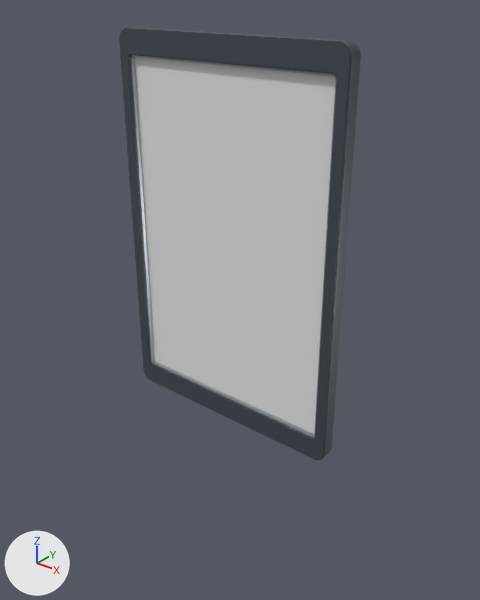
Renders of the glTF model experiencia.glb from each side of a commit.
The view is the same before and after, from a camera (50 mm lens) standing at (2.6, -3.04, 4.4) and looking at (-0.02, 0.25, 2.37). The lights are fixed; the arrows at lower left show +X, +Y and +Z. The picture after the commit comes second. Both versions are drawn at frame 864 of the action 'Ciclo'; the numbers are the values there.

Script lines for the objects in view, before the commit:
```python
me_v_caja = bpy.data.meshes.new('v_caja')
me_v_caja.from_pydata(...)  # 420 vertices, 1004 faces; spans x -0.85..0.85, y -0.04..0.04, z -1.31..1.31
me_v_caja.materials.append(mat_v_caja)  # greyish blue #474f56
me_v_labio = bpy.data.meshes.new('v_labio')
me_v_labio.from_pydata(...)  # 336 vertices, 672 faces; spans x -0.77..0.77, y -0.04..-0.02, z -1.15..1.15
me_v_labio.materials.append(mat_v_labio)  # grey #a9afb5
me_v_marco = bpy.data.meshes.new('v_marco')
me_v_marco.from_pydata(...)  # 1344 vertices, 2688 faces; spans x -0.85..0.85, y -0.06..-0.04, z -1.31..1.31
me_v_marco.materials.append(mat_v_marco)  # greyish blue #4d565f
ob_v_caja = bpy.data.objects.new('v_caja', me_v_caja)
ob_v_caja.parent = ob_valla
ob_v_caja.location = (0.0, 0.0, 0.0)
ob_v_labio = bpy.data.objects.new('v_labio', me_v_labio)
ob_v_labio.parent = ob_valla
ob_v_labio.location = (0.0, 0.0, 0.0)
ob_v_marco = bpy.data.objects.new('v_marco', me_v_marco)
ob_v_marco.parent = ob_valla
ob_v_marco.location = (0.0, 0.0, 0.0)
# also in view: 'v_panel' at (0.0, 0.08, 2.81)
```
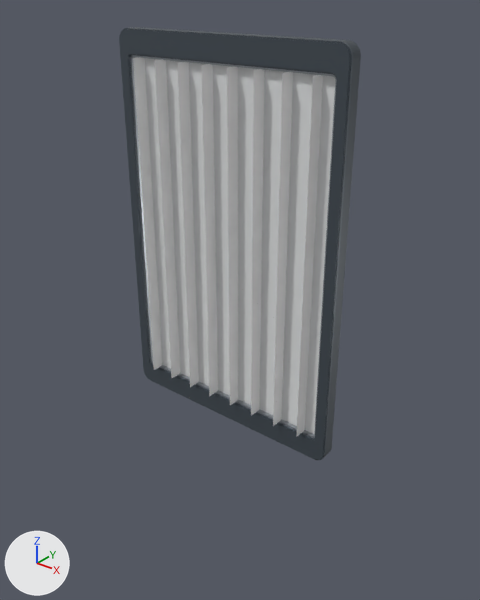
The change, as a diff of the scene's bpy script:
```diff
--- a/experiencia.glb.py
+++ b/experiencia.glb.py
@@ me_tira_07_7 @@
+me_tira_07_7.from_pydata([(-0.1, 0.0, -1.14), (0.1, 0.0, -1.14), (0.1, 0.0, 1.14), (-0.1, 0.0, 1.14)], [], [(0, 1, 2), (0, 2, 3)])
+me_tira_07_7.materials.append(mat_img07)  # its picture is missing
@@ me_tira_07_6 @@
+me_tira_07_6.from_pydata([(-0.1, 0.0, -1.14), (0.1, 0.0, -1.14), (0.1, 0.0, 1.14), (-0.1, 0.0, 1.14)], [], [(0, 1, 2), (0, 2, 3)])
+me_tira_07_6.materials.append(mat_img07)  # its picture is missing
@@ me_tira_07_5 @@
+me_tira_07_5.from_pydata([(-0.1, 0.0, -1.14), (0.1, 0.0, -1.14), (0.1, 0.0, 1.14), (-0.1, 0.0, 1.14)], [], [(0, 1, 2), (0, 2, 3)])
+me_tira_07_5.materials.append(mat_img07)  # its picture is missing
@@ me_tira_07_4 @@
+me_tira_07_4.from_pydata([(-0.1, 0.0, -1.14), (0.1, 0.0, -1.14), (0.1, 0.0, 1.14), (-0.1, 0.0, 1.14)], [], [(0, 1, 2), (0, 2, 3)])
+me_tira_07_4.materials.append(mat_img07)  # its picture is missing
@@ me_tira_07_3 @@
+me_tira_07_3.from_pydata([(-0.1, 0.0, -1.14), (0.1, 0.0, -1.14), (0.1, 0.0, 1.14), (-0.1, 0.0, 1.14)], [], [(0, 1, 2), (0, 2, 3)])
+me_tira_07_3.materials.append(mat_img07)  # its picture is missing
@@ me_tira_07_2 @@
+me_tira_07_2.from_pydata([(-0.1, 0.0, -1.14), (0.1, 0.0, -1.14), (0.1, 0.0, 1.14), (-0.1, 0.0, 1.14)], [], [(0, 1, 2), (0, 2, 3)])
+me_tira_07_2.materials.append(mat_img07)  # its picture is missing
@@ me_tira_07_1 @@
+me_tira_07_1.from_pydata([(-0.1, 0.0, -1.14), (0.1, 0.0, -1.14), (0.1, 0.0, 1.14), (-0.1, 0.0, 1.14)], [], [(0, 1, 2), (0, 2, 3)])
+me_tira_07_1.materials.append(mat_img07)  # its picture is missing
@@ me_tira_07_0 @@
+me_tira_07_0.from_pydata([(-0.1, 0.0, -1.14), (0.1, 0.0, -1.14), (0.1, 0.0, 1.14), (-0.1, 0.0, 1.14)], [], [(0, 1, 2), (0, 2, 3)])
+me_tira_07_0.materials.append(mat_img07)  # its picture is missing
@@ ob_tira_07_7 @@
+ob_tira_07_7 = bpy.data.objects.new('Tira_07_7', me_tira_07_7)
+ob_tira_07_7.parent = ob_img_07
+ob_tira_07_7.location = (0.666, 0.0, 0.0)
+ob_tira_07_7.rotation_euler = (0.0, 0.0, -1.571)  # degrees (0, 0, -90)
@@ ob_img_07 @@
+ob_img_07 = bpy.data.objects.new('Img_07', None)
+ob_img_07.parent = ob_valla
+ob_img_07.location = (0.0, -0.019, 0.0)
@@ ob_tira_07_6 @@
+ob_tira_07_6 = bpy.data.objects.new('Tira_07_6', me_tira_07_6)
+ob_tira_07_6.parent = ob_img_07
+ob_tira_07_6.location = (0.476, 0.0, 0.0)
+ob_tira_07_6.rotation_euler = (0.0, 0.0, -1.571)  # degrees (0, 0, -90)
@@ ob_tira_07_5 @@
+ob_tira_07_5 = bpy.data.objects.new('Tira_07_5', me_tira_07_5)
+ob_tira_07_5.parent = ob_img_07
+ob_tira_07_5.location = (0.286, 0.0, 0.0)
+ob_tira_07_5.rotation_euler = (0.0, 0.0, -1.571)  # degrees (0, 0, -90)
@@ ob_tira_07_4 @@
+ob_tira_07_4 = bpy.data.objects.new('Tira_07_4', me_tira_07_4)
+ob_tira_07_4.parent = ob_img_07
+ob_tira_07_4.location = (0.0952, 0.0, 0.0)
+ob_tira_07_4.rotation_euler = (0.0, 0.0, -1.571)  # degrees (0, 0, -90)
@@ ob_tira_07_3 @@
+ob_tira_07_3 = bpy.data.objects.new('Tira_07_3', me_tira_07_3)
+ob_tira_07_3.parent = ob_img_07
+ob_tira_07_3.location = (-0.0952, 0.0, 0.0)
+ob_tira_07_3.rotation_euler = (0.0, 0.0, -1.571)  # degrees (0, 0, -90)
@@ ob_tira_07_2 @@
+ob_tira_07_2 = bpy.data.objects.new('Tira_07_2', me_tira_07_2)
+ob_tira_07_2.parent = ob_img_07
+ob_tira_07_2.location = (-0.286, 0.0, 0.0)
+ob_tira_07_2.rotation_euler = (0.0, 0.0, -1.571)  # degrees (0, 0, -90)
@@ ob_tira_07_1 @@
+ob_tira_07_1 = bpy.data.objects.new('Tira_07_1', me_tira_07_1)
+ob_tira_07_1.parent = ob_img_07
+ob_tira_07_1.location = (-0.476, 0.0, 0.0)
+ob_tira_07_1.rotation_euler = (0.0, 0.0, -1.571)  # degrees (0, 0, -90)
@@ ob_tira_07_0 @@
+ob_tira_07_0 = bpy.data.objects.new('Tira_07_0', me_tira_07_0)
+ob_tira_07_0.parent = ob_img_07
+ob_tira_07_0.location = (-0.666, 0.0, 0.0)
+ob_tira_07_0.rotation_euler = (0.0, 0.0, -1.571)  # degrees (0, 0, -90)
```

Changed parts and their boxes (x1, y1, x2, y2) in the pictures (480 x 600 px):
'Tira_07_3', added
    after: (202, 64, 218, 396)
'Tira_07_5', added
    after: (251, 69, 265, 416)
'Tira_07_6', added
    after: (273, 72, 293, 426)
'Tira_07_4', added
    after: (227, 66, 238, 405)
'Tira_07_2', added
    after: (178, 62, 199, 387)
'Tira_07_1', added
    after: (155, 59, 180, 379)
'Tira_07_7', added
    after: (297, 75, 323, 436)
'Tira_07_0', added
    after: (133, 57, 162, 370)
